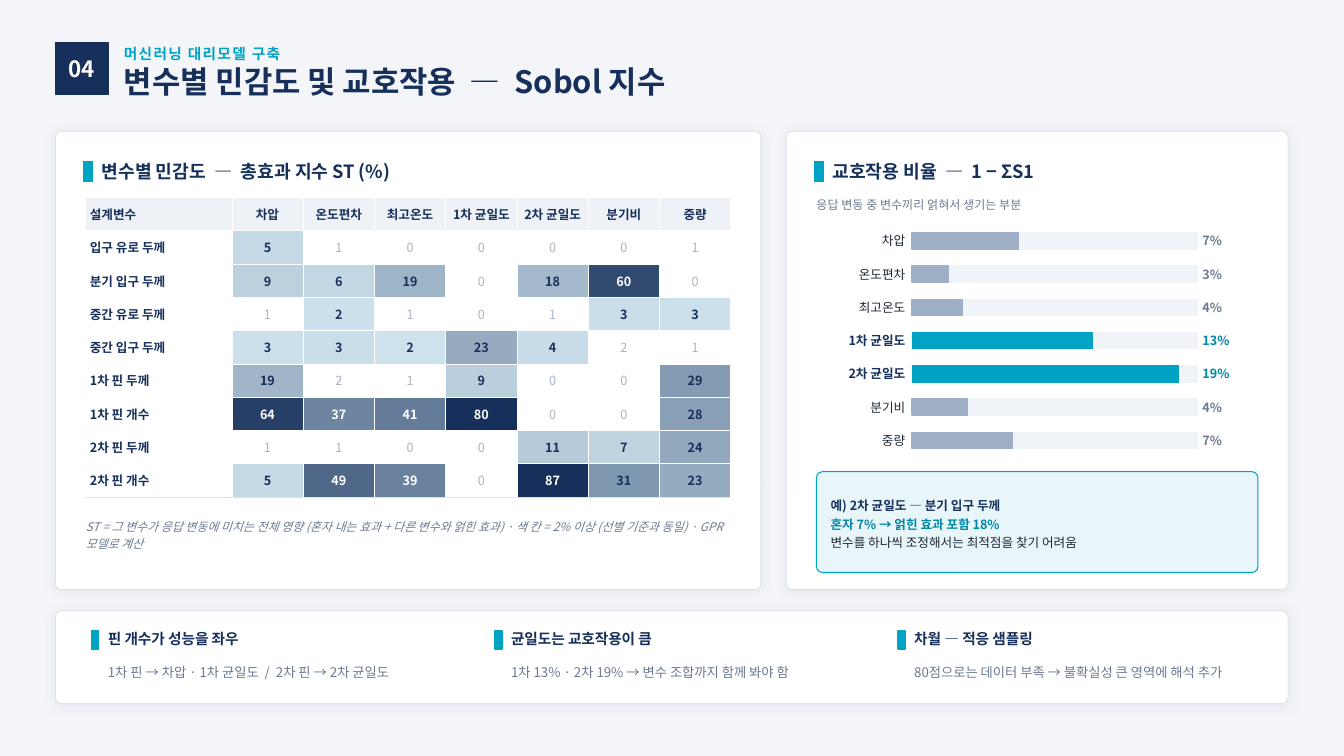
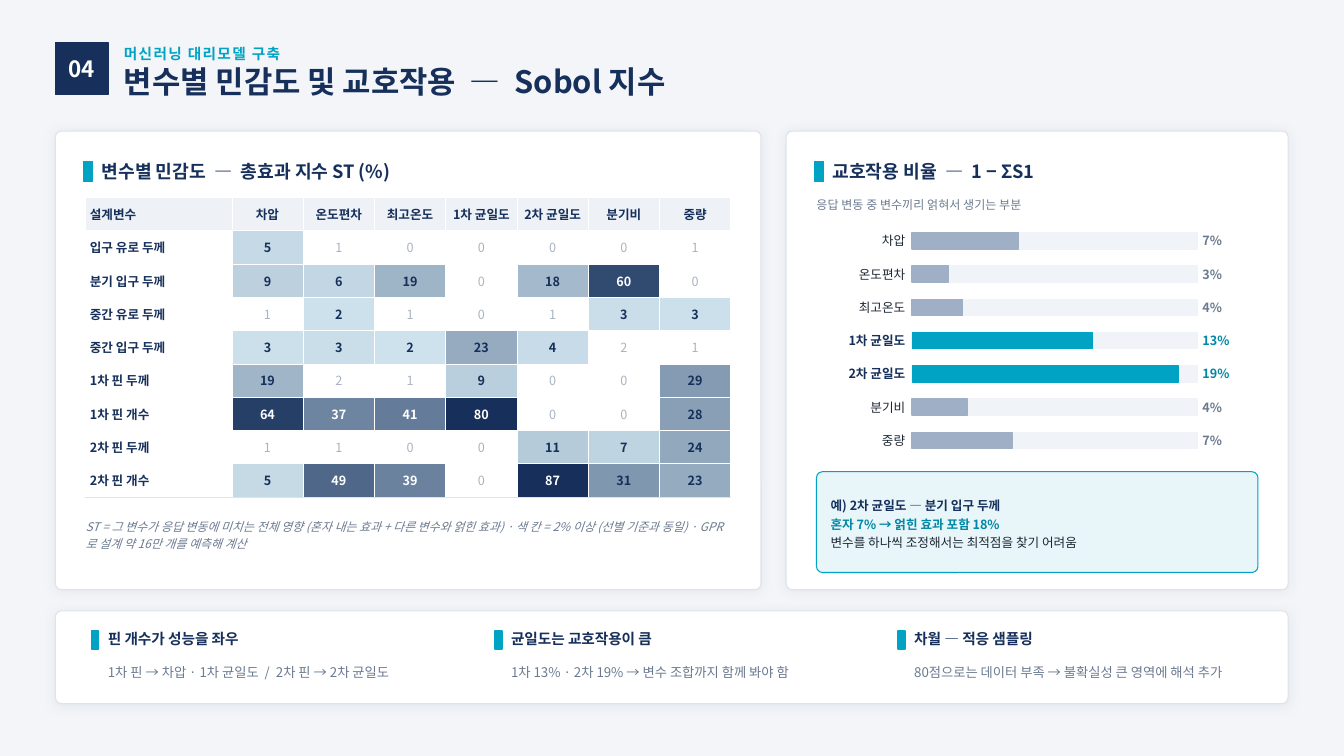
Before and after one commit to yjs9716/dddd, a slide deck: slide 1 of 민감도_장표.pptx. Drawn at 1344x756 pixels with LibreOffice and Linux fonts; fonts in the diff are those of the drawing. Boxes give left, top, right and bottom in pixels: in the first picture for what was removed or moved away, otherwise in the second. Text is boxed around its words. In the diff, an @@ line names an element or a change of style, - is before the commit and + after.

```diff
--- a/민감도_장표.pptx
+++ b/민감도_장표.pptx
@@ text at bbox=[86, 521, 688, 549]: text changed @@
-ST = 그 변수가 응답 변동에 미치는 전체 영향 (혼자 내는 효과 + 다른 변수와 얽힌 효과) · 색 칸 = 2% 이상 (선별 기준과 동일) · GPR 모델로 계산
+ST = 그 변수가 응답 변동에 미치는 전체 영향 (혼자 내는 효과 + 다른 변수와 얽힌 효과) · 색 칸 = 2% 이상 (선별 기준과 동일) · GPR로 설계 약 16만 개를 예측해 계산
```
Also in this commit, not shown: 2 other files.
